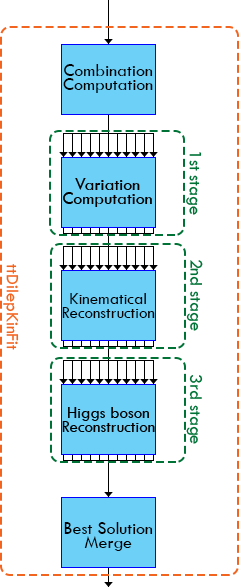
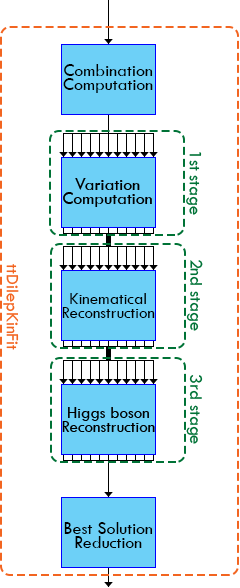
Layered file, before and after one edit (240x588). Changes by layer:
renamed "Best Solution Merge" to "Best Solution Reduction", painted on it over box(75, 536, 142, 551)
